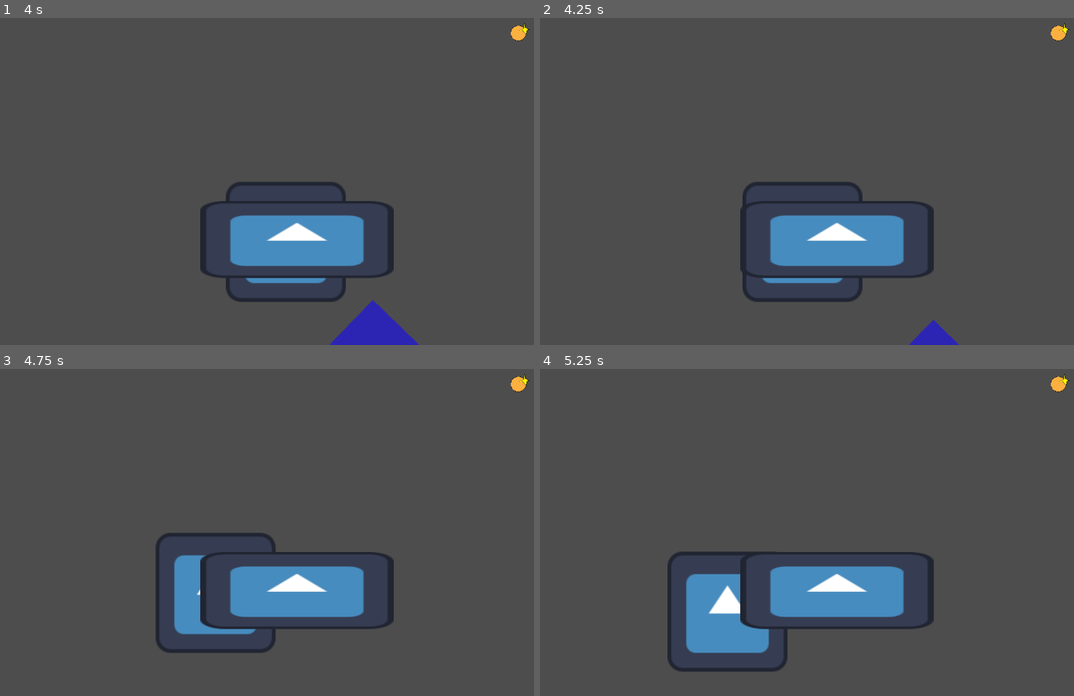
Above: before the commit, frames 1-4 (two rows, left to right).
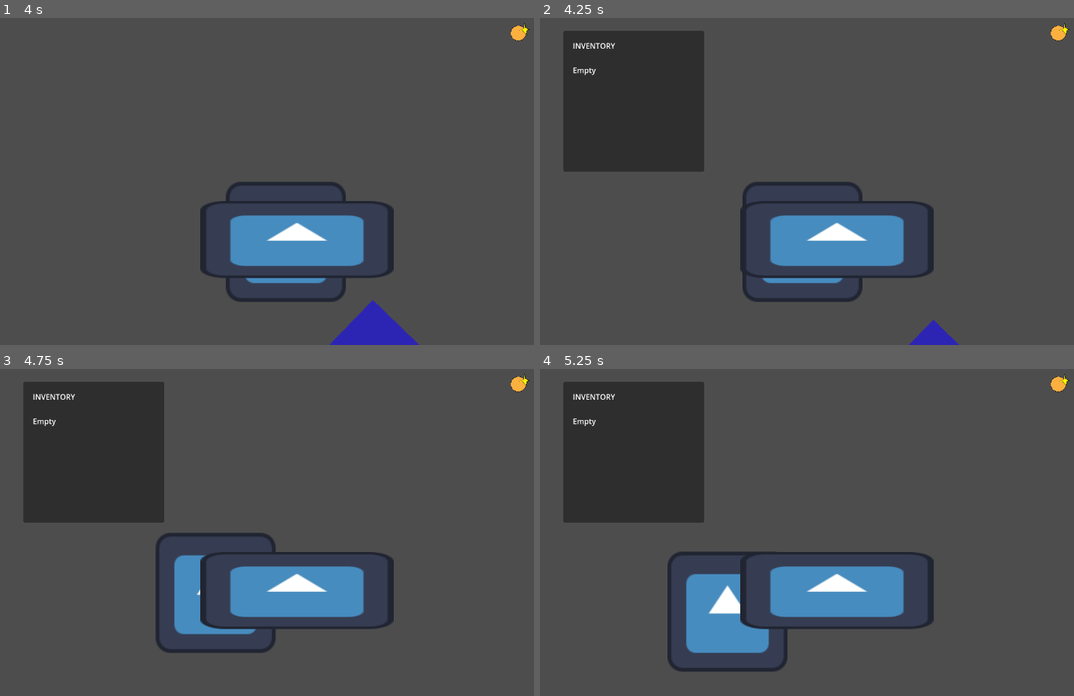
Above: after the commit, the same moments.

Repository: waterbird0/Art386_Project3
Game: Godot game, scene res://main.tscn
Same seed, same stepped clock (60 frames per second), same inputs: the game is played once before the commit and once after it. The engine's default icon, where the game draws it, is replaced by a stand-in: a white triangle on a blue panel in a dark square.
Inputs:
- Up to frame 1 (4 s): hold Right (ui_right) 0.53-1.28 s; tap E (interact) every 0.75 s from 0.6 to 3.6 s; hold Down (ui_down) 1.28-2.03 s; hold Right (ui_right) 2.03-2.78 s; hold Up (ui_up) 2.78-3.53 s; hold Left (ui_left) from 3.53 s (still down)
- Up to frame 2 (4.25 s): keep holding Left (ui_left); tap I (Inventory, bound only after the commit) at 4.15 s
- Up to frame 3 (4.75 s): keep holding Left (ui_left); tap E (interact) at 4.35 s
- Up to frame 4 (5.25 s): release Left (ui_left) at 5.03 s; hold Down (ui_down) from 5.03 s (still down); tap E (interact) at 5.1 s

Frame 1 is identical in both runs. In frame 2, 11% of the frame differs, in the area x 4-31%, y 3-48%; in frame 3, 11%; in frame 4, 11%.

Commit message:
inventory

Diff:
--- a/Main.tscn
+++ b/Main.tscn
@@ -3,7 +3,9 @@
 [ext_resource type="Script" uid="uid://dlupn162u1jgj" path="res://player.gd" id="1_glv2v"]
 [ext_resource type="PackedScene" uid="uid://drxgh6obw0nyc" path="res://item.tscn" id="2_r0du0"]
 [ext_resource type="Texture2D" uid="uid://igpkl3bwd2ml" path="res://icon.svg" id="4_cm0pq"]
+[ext_resource type="Script" uid="uid://d34klbt6ve2j6" path="res://inventory.gd" id="5_3dxm6"]
 [ext_resource type="PackedScene" uid="uid://c0nex2jes41uy" path="res://customer.tscn" id="5_fos0i"]
+[ext_resource type="Script" uid="uid://qjsgpawvyh2t" path="res://inventory_ui.gd" id="6_3dxm6"]
 
 [sub_resource type="RectangleShape2D" id="RectangleShape2D_rxg2q"]
 
@@ -24,7 +26,6 @@
 
 [node name="item" parent="." unique_id=1517269143 instance=ExtResource("2_r0du0")]
 position = Vector2(1110, 50)
-item_name = "Coin"
 
 [node name="Table" type="Sprite2D" parent="." unique_id=894916009]
 position = Vector2(633.5, 495)
@@ -40,4 +41,23 @@
 [node name="AnimationPlayer" parent="Customer Temp" index="1" unique_id=734950868]
 autoplay = &"progress"
 
+[node name="Inventory" type="Node" parent="." unique_id=613173553]
+script = ExtResource("5_3dxm6")
+
+[node name="InventoryUI" type="CanvasLayer" parent="." unique_id=1759236443]
+script = ExtResource("6_3dxm6")
+
+[node name="Panel" type="Panel" parent="InventoryUI" unique_id=499249829]
+offset_left = 50.0
+offset_top = 50.0
+offset_right = 350.0
+offset_bottom = 350.0
+
+[node name="Label" type="Label" parent="InventoryUI/Panel" unique_id=688324141]
+layout_mode = 0
+offset_left = 20.0
+offset_top = 20.0
+offset_right = 60.0
+offset_bottom = 43.0
+
 [editable path="Customer Temp"]
--- /dev/null
+++ b/inventory.gd
@@ -0,0 +1,32 @@
+extends Node
+
+var items = []
+
+func _ready():
+	add_to_group("inventory")
+
+func add_item(item_name, item_type, description, value, amount):
+	for item in items:
+		if item["name"] == item_name:
+			item["amount"] += amount
+			print("UPDATED: ", item_name, " x", item["amount"])
+			print_inventory()
+			return
+
+	var new_item = {
+		"name": item_name,
+		"type": item_type,
+		"description": description,
+		"value": value,
+		"amount": amount
+	}
+
+	items.append(new_item)
+	print("ADDED: ", item_name, " x", amount)
+	print_inventory()
+
+func print_inventory():
+	print("---- INVENTORY ----")
+	for item in items:
+		print(item["name"], " | type: ", item["type"], " | amount: ", item["amount"])
+	print("-------------------")
--- /dev/null
+++ b/inventory_ui.gd
@@ -0,0 +1,37 @@
+extends CanvasLayer
+
+var is_open := false
+
+@onready var panel = $Panel
+@onready var label = $Panel/Label
+@onready var inventory = get_tree().get_first_node_in_group("inventory")
+
+func _ready():
+	panel.visible = false
+	print("INVENTORY UI CARGADA")
+
+func _process(delta):
+	if Input.is_action_just_pressed("Inventory"):
+		toggle_inventory()
+
+func toggle_inventory():
+	is_open = !is_open
+	panel.visible = is_open
+
+	if is_open:
+		update_inventory_display()
+
+func update_inventory_display():
+	if inventory == null:
+		label.text = "Inventory not found."
+		return
+
+	var text = "INVENTORY\n\n"
+
+	if inventory.items.size() == 0:
+		text += "Empty"
+	else:
+		for item in inventory.items:
+			text += item["name"] + " x" + str(item["amount"]) + "\n"
+
+	label.text = text
--- a/item.gd
+++ b/item.gd
@@ -1,6 +1,10 @@
 extends Area2D
 
 @export var item_name := "Coin"
+@export var item_type := "decoration"
+@export var description := "A cute decorative item."
+@export var value := 10
+@export var amount := 1
 
 var player_in_range := false
 
@@ -8,7 +12,7 @@
 	body_entered.connect(_on_body_entered)
 	body_exited.connect(_on_body_exited)
 
-func _process(delta):
+func _process(_delta):
 	if player_in_range and Input.is_action_just_pressed("interact"):
 		pick_up()
 
@@ -21,5 +25,7 @@
 		player_in_range = false
 
 func pick_up():
-	print("Recogido: ", item_name)
-	queue_free()
+	var inventory = get_tree().get_first_node_in_group("inventory")
+	if inventory:
+		inventory.add_item(item_name, item_type, description, value, amount)
+		queue_free()
--- a/item.tscn
+++ b/item.tscn
@@ -7,8 +7,6 @@
 
 [node name="item" type="Area2D" unique_id=1517269143]
 script = ExtResource("1_tnite")
-item_name = null
-amount = null
 
 [node name="CollisionShape2D" type="CollisionShape2D" parent="." unique_id=1239127756]
 scale = Vector2(0.4, 0.4)
--- a/main.tscn
+++ b/main.tscn
@@ -3,7 +3,9 @@
 [ext_resource type="Script" uid="uid://dlupn162u1jgj" path="res://player.gd" id="1_glv2v"]
 [ext_resource type="PackedScene" uid="uid://drxgh6obw0nyc" path="res://item.tscn" id="2_r0du0"]
 [ext_resource type="Texture2D" uid="uid://igpkl3bwd2ml" path="res://icon.svg" id="4_cm0pq"]
+[ext_resource type="Script" uid="uid://d34klbt6ve2j6" path="res://inventory.gd" id="5_3dxm6"]
 [ext_resource type="PackedScene" uid="uid://c0nex2jes41uy" path="res://customer.tscn" id="5_fos0i"]
+[ext_resource type="Script" uid="uid://qjsgpawvyh2t" path="res://inventory_ui.gd" id="6_3dxm6"]
 
 [sub_resource type="RectangleShape2D" id="RectangleShape2D_rxg2q"]
 
@@ -24,7 +26,6 @@
 
 [node name="item" parent="." unique_id=1517269143 instance=ExtResource("2_r0du0")]
 position = Vector2(1110, 50)
-item_name = "Coin"
 
 [node name="Table" type="Sprite2D" parent="." unique_id=894916009]
 position = Vector2(633.5, 495)
@@ -40,4 +41,23 @@
 [node name="AnimationPlayer" parent="Customer Temp" index="1" unique_id=734950868]
 autoplay = &"progress"
 
+[node name="Inventory" type="Node" parent="." unique_id=613173553]
+script = ExtResource("5_3dxm6")
+
+[node name="InventoryUI" type="CanvasLayer" parent="." unique_id=1759236443]
+script = ExtResource("6_3dxm6")
+
+[node name="Panel" type="Panel" parent="InventoryUI" unique_id=499249829]
+offset_left = 50.0
+offset_top = 50.0
+offset_right = 350.0
+offset_bottom = 350.0
+
+[node name="Label" type="Label" parent="InventoryUI/Panel" unique_id=688324141]
+layout_mode = 0
+offset_left = 20.0
+offset_top = 20.0
+offset_right = 60.0
+offset_bottom = 43.0
+
 [editable path="Customer Temp"]
--- a/player.gd
+++ b/player.gd
@@ -1,6 +1,9 @@
 extends CharacterBody2D
 
 var speed = 200
+
+func _ready():
+	add_to_group("player")
 
 func _physics_process(delta):
 	var direction = Vector2.ZERO
--- a/project.godot
+++ b/project.godot
@@ -27,6 +27,11 @@
 "events": [Object(InputEventKey,"resource_local_to_scene":false,"resource_name":"","device":0,"window_id":0,"alt_presse …(189 unchanged characters)…
 ]
 }
+Inventory={
+"deadzone": 0.2,
+"events": [Object(InputEventKey,"resource_local_to_scene":false,"resource_name":"","device":0,"window_id":0,"alt_pressed":false,"shift_pressed":false,"ctrl_pressed":false,"meta_pressed":false,"pressed":false,"keycode":0,"physical_keycode":73,"key_label":0,"unicode":0,"location":0,"echo":false,"script":null)
+]
+}
 
 [physics]
 
Not shown, added: inventory.gd.uid
Not shown, added: inventory_ui.gd.uid
